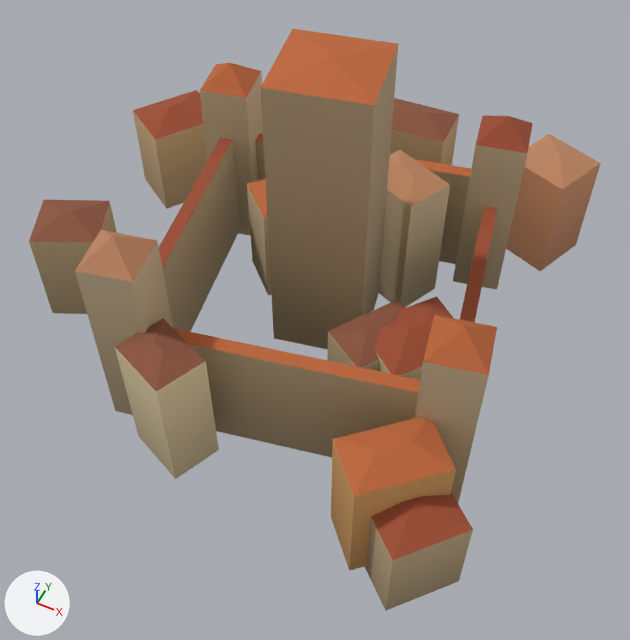
One commit to the glTF model games/yorimichi/assets/belmonte/meshes/SM_BM_BVV_Village_8.glb: the scene before it, then after it.
Before and after are seen from a 50 mm lens placed at (49.7, -104.9, 118.4), pointed at (1.0, -7.4, -3.4). The axes (+X, +Y, +Z) are drawn at lower left. The lights are the same throughout. The picture after the commit comes second. Vertices at exactly the same position are counted once.

The first picture shows 'SM_BM_BVV_Village_8'.
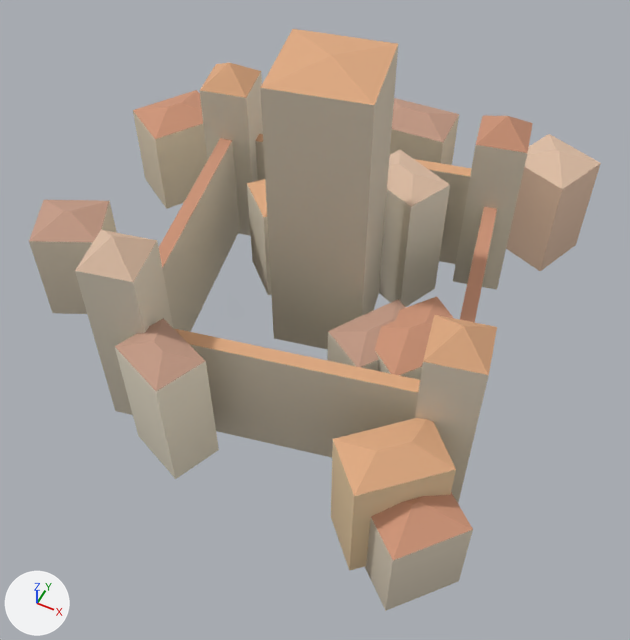
Changed parts and their boxes [x1, y1, x2, y2] in the pictures (630 x 640 px):
part 1 of me_sm_bvv_village_8, recoloured (lighter)
    both: [29, 46, 527, 611]
part 2 of me_sm_bvv_village_8, recoloured
    both: [75, 29, 600, 496]
part 3 of me_sm_bvv_village_8, recoloured
    both: [331, 163, 601, 571]
part 4 of me_sm_bvv_village_8, recoloured
    both: [29, 90, 533, 560]

What the commit changed:
me_sm_bvv_village_8 has 201 vertices, 276 faces and spans x -61.2..42.2, y -46.6..63.8, z -20.4..47.7.
me_sm_bvv_village_8 is used by ob_sm_bm_bvv_village_8; location (0.0, 0.0, 0.0).
me_sm_bvv_village_8 part 1: 156 faces centred in x -58.4..39.2, y -43.9..63.5, z -14.1..27.4 are repainted in the vertex colours; the middle colour goes from beige #bead88 to pale yellow #e0d7c1.
me_sm_bvv_village_8 part 2: 48 faces centred in x -34.8..34.8, y -38.5..54.3, z 4.1..46.6 are repainted in the vertex colours; the middle colour goes from orange #bd6638 to beige #dfaa81.
me_sm_bvv_village_8 part 3: 12 faces centred in x 20.6..36.0, y -39.8..57.2, z -12.5..-1.6 are repainted in the vertex colours; the middle colour goes from orange #db9966 to beige #eecbaa.
me_sm_bvv_village_8 part 4: 60 faces centred in x -55.5..36.3, y -41.1..61.4, z -0.8..21.1 are repainted in the vertex colours; the middle colour goes from brown #9e4d30 to brown #ce9578.
